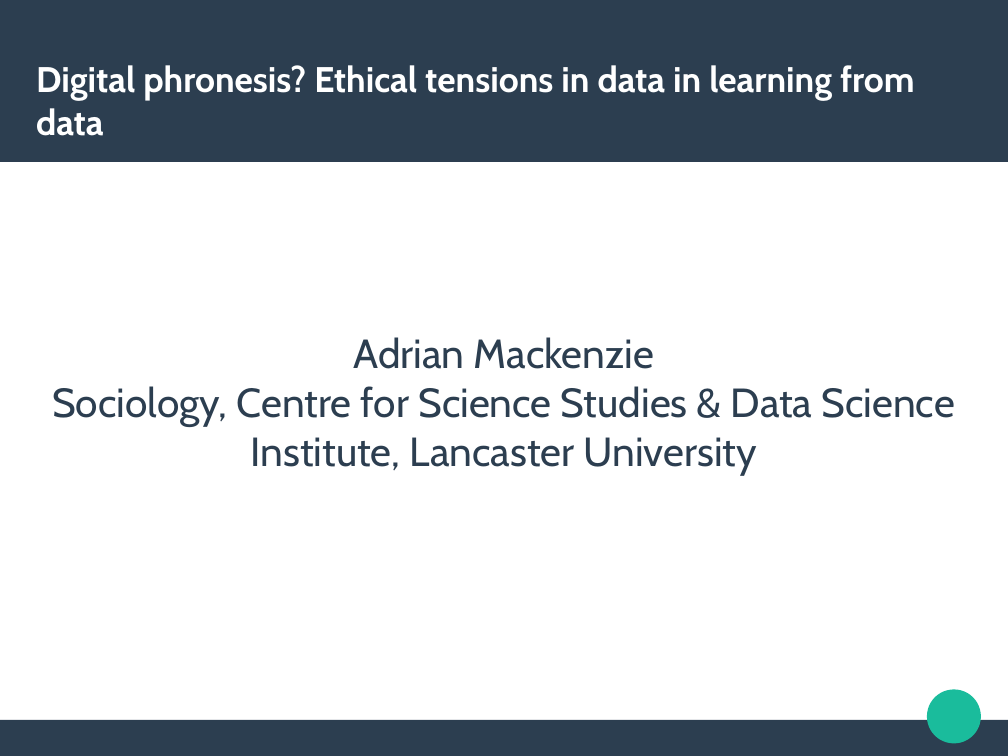
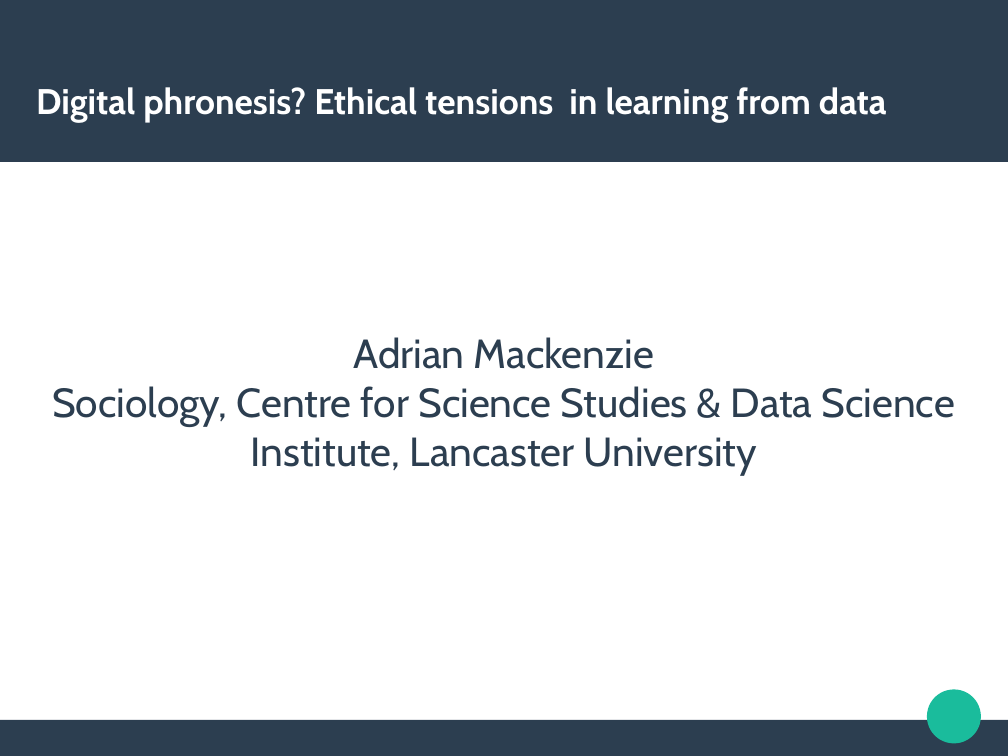
Before and after one commit to rian39/digital_ethics, a slide deck: slide 1 of digital_ethics_slides.odp. Drawn at 1008x756 pixels with LibreOffice and Linux fonts; fonts in the diff are those of the drawing. Boxes give left, top, right and bottom in pixels: in the first picture for what was removed or moved away, otherwise in the second. Text is boxed around its words. In the diff, an @@ line names an element or a change of style, - is before the commit and + after.

```diff
--- a/digital_ethics_slides.odp
+++ b/digital_ethics_slides.odp
@@ title at [36, 87, 887, 122]: text changed @@
-Digital phronesis? Ethical tensions in data in learning from data
+Digital phronesis? Ethical tensions in learning from data
```
Also in this commit, not shown: 6 other slides changed, 2 other files.
